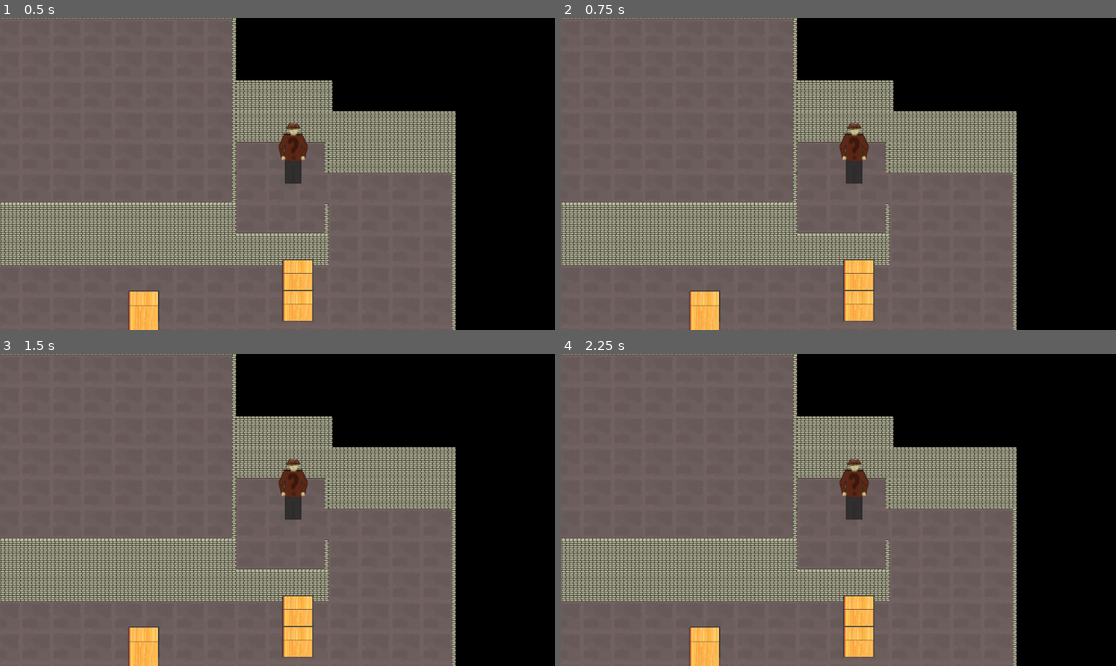
Above: before the commit, frames 1-4 (two rows, left to right).
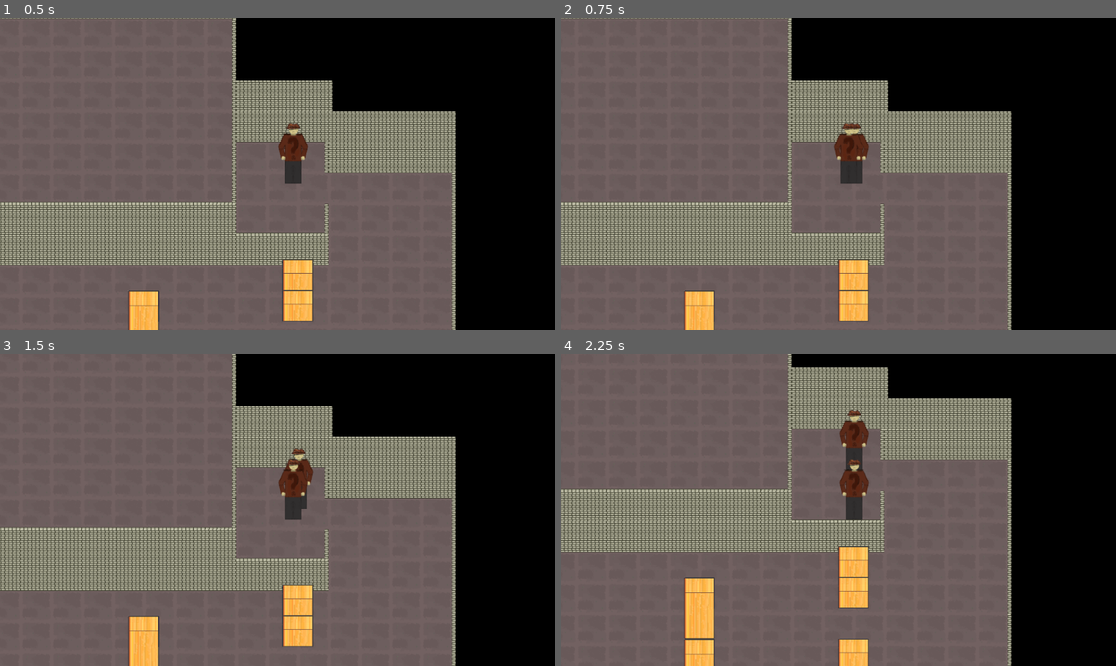
Above: after the commit, the same moments.

Repository: Alexxx180/Desert-Rage-2
Game: Godot game, scene res://assets/scenes/levels/caves/origin.tscn
The game is run twice, just before and just after one commit, with the same random seed, the same clock (stepped at 60 frames per second) and the same inputs.
Inputs:
- Up to frame 1 (0.5 s): no input
- Up to frame 2 (0.75 s): tap Enter at 0.5 s; hold D (right) from 0.53 s (still down); hold Shift (run) from 0.53 s (still down)
- Up to frame 3 (1.5 s): tap Space at 1.25 s; release D (right) at 1.28 s; release Shift (run) at 1.28 s; hold Down (backward) from 1.28 s (still down); tap Ctrl (select) at 1.35 s
- Up to frame 4 (2.25 s): release Down (backward) at 2.03 s; hold D (right) from 2.03 s (still down); hold Shift (run) from 2.03 s (still down)

Frame 1 is identical in both runs. In frame 2, 10% of the frame differs, in the area x 0-83%, y 0-100%; in frame 3, 18%; in frame 4, 31%.
Error before the commit: Trying to assign value of type 'Area2D' to a variable of type 'CharacterBody2D'. (res://assets/systems/input/platforming/character/checks.gd:3)
Error after the commit: Trying to assign an array of type "Array" to a variable of type "Array[Node2D]". (res://assets/systems/input/platforming/character/platforming.gd:29)

Commit message:
fix dependencies

Diff:
--- a/assets/scenes/actors/interactables/zones/platforming/shape/hero.tscn
+++ b/assets/scenes/actors/interactables/zones/platforming/shape/hero.tscn
@@ -20,10 +20,12 @@
 shape = ExtResource("1_yilua")
 debug_color = Color(0.290196, 0.631373, 0, 0.419608)
 
-[node name="plain" type="Node" parent="floor"]
+[node name="surface" type="Node" parent="floor"]
 script = ExtResource("2_qoeil")
 
 [node name="ledge" type="Area2D" parent="."]
+collision_layer = 32
+collision_mask = 64
 
 [node name="shape" type="CollisionShape2D" parent="ledge"]
 position = Vector2(32, 10)
@@ -39,5 +41,7 @@
 [node name="checks" type="Node" parent="ledge/platforming"]
 script = ExtResource("5_qc0yr")
 
-[connection signal="body_entered" from="floor" to="floor/plain" method="_at_new_floor"]
-[connection signal="body_exited" from="floor" to="floor/plain" method="_at_old_floor"]
+[connection signal="body_entered" from="floor" to="floor/surface" method="_at_new_floor"]
+[connection signal="body_exited" from="floor" to="floor/surface" method="_at_old_floor"]
+[connection signal="body_entered" from="ledge" to="ledge/platforming/ledges" method="append"]
+[connection signal="body_exited" from="ledge" to="ledge/platforming/ledges" method="remove"]
--- a/assets/scenes/actors/player/ray/hero.tscn
+++ b/assets/scenes/actors/player/ray/hero.tscn
@@ -1,15 +1,16 @@
-[gd_scene load_steps=11 format=3 uid="uid://wbjmq3n817nk"]
+[gd_scene load_steps=12 format=3 uid="uid://wbjmq3n817nk"]
 
 [ext_resource type="Script" path="res://assets/systems/input/character/character.gd" id="1_tbrg2"]
 [ext_resource type="Texture2D" uid="uid://cao2nqh8p8y4t" path="res://assets/resources/actors/player/ray/idle/ray2d-fallback.png" id="2_moe4v"]
 [ext_resource type="Script" path="res://assets/systems/input/push/size.gd" id="4_m7aqi"]
 [ext_resource type="Shape2D" uid="uid://dfrgsivy7v7s2" path="res://assets/resources/shapes/interactables/interactable.tres" id="4_xg0w1"]
-[ext_resource type="Script" path="res://assets/systems/input/character/platforming.gd" id="5_bougs"]
+[ext_resource type="Script" path="res://assets/systems/input/character/processing/platforming.gd" id="5_bougs"]
 [ext_resource type="Script" path="res://assets/systems/input/character/interaction.gd" id="5_uswej"]
-[ext_resource type="Script" path="res://assets/systems/input/character/movement.gd" id="7_6hnvc"]
+[ext_resource type="Script" path="res://assets/systems/input/character/processing/movement.gd" id="7_6hnvc"]
 [ext_resource type="PackedScene" uid="uid://bnf8qr722woiv" path="res://assets/scenes/actors/interactables/zones/platforming/shape/hero.tscn" id="7_q7jd2"]
 [ext_resource type="Shape2D" uid="uid://cqyj3i1vf3w47" path="res://assets/resources/shapes/interactables/box.tres" id="7_ymyh8"]
 [ext_resource type="Script" path="res://assets/systems/input/character/processing.gd" id="8_hpdtd"]
+[ext_resource type="Script" path="res://assets/systems/input/character/processing/input.gd" id="9_b2eea"]
 
 [node name="ray" type="CharacterBody2D"]
 collision_layer = 4
@@ -50,6 +51,9 @@
 [node name="processing" type="Node" parent="."]
 script = ExtResource("8_hpdtd")
 
+[node name="input" type="Node" parent="processing"]
+script = ExtResource("9_b2eea")
+
 [node name="platforming" type="Node" parent="processing"]
 process_mode = 4
 script = ExtResource("5_bougs")
--- a/assets/systems/input/character/processing.gd
+++ b/assets/systems/input/character/processing.gd
@@ -1,7 +1,7 @@
 extends Node
 
-@onready var _platforming: Node = $processing/platforming
-@onready var _movement: Node = $processing/movement
+@onready var _platforming: Node = $platforming
+@onready var _movement: Node = $movement
 
 var platforming: Node.ProcessMode:
 	set(mode):
--- a/assets/systems/input/character/processing/platforming.gd
+++ b/assets/systems/input/character/processing/platforming.gd
@@ -1,7 +1,7 @@
 extends Node
 
 @onready var input: Node = get_node("../input")
-@onready var platform = get_node("../../detectors/platform")
+@onready var platform = get_node("../../detectors/platform/ledge/platforming")
 
 func _input(_event):
 	platform.perform_jump(input.direction)
--- a/assets/systems/input/platforming/character/checks.gd
+++ b/assets/systems/input/platforming/character/checks.gd
@@ -1,6 +1,6 @@
 extends Node
 
-@onready var hero: CharacterBody2D = get_node("../..")
+var hero: CharacterBody2D
 
 const GAP: int = 4
 
@@ -15,7 +15,8 @@
 	]
 
 func observe(axis: int, direction: Vector2i, ledge: Node2D):
-	directions[axis][direction[axis]].call(ledge.position)
+	var power: int = direction[axis]
+	directions[axis][power].call(ledge.position)
 
 var directions: Array[Array] = [
 	regulation(Vector2.AXIS_X), regulation(Vector2.AXIS_Y)
--- a/assets/systems/input/platforming/character/ledges.gd
+++ b/assets/systems/input/platforming/character/ledges.gd
@@ -1,30 +1,25 @@
 extends Node
+
+const will: ProcessMode = Node.PROCESS_MODE_INHERIT
+const wont: ProcessMode = Node.PROCESS_MODE_DISABLED
 
 var hero: CharacterBody2D
 var ledges: Dictionary = {}
 var size: int = 0
 
-func update(next: int, ledge: Node2D, mode: ProcessMode):
+func update(next: int, ledge: Node2D, mode: ProcessMode, compare: Callable):
 	size = next
-	if ledge.name == "ledge":
+
+	if compare.call(size):
 		hero.processing.platforming = mode
+
+	if ledge.name != "ledge" and size > 0:
+		hero.processing.movement = mode
 
 func append(ledge: Node2D):
 	ledges[ledge.get_instance_id()] = ledge
-	update(size + 1, ledge, Node.PROCESS_MODE_INHERIT)
-
-	if size > 2:
-		hero.processing.platforming = Node.PROCESS_MODE_INHERIT
-
-	if ledge.name != "ledge" and size > 0:
-		hero.processing.movement = Node.PROCESS_MODE_INHERIT
+	update(size + 1, ledge, will, func(x): return x > 2)
 
 func remove(ledge: Node2D):
 	ledges.erase(ledge.get_instance_id())
-	update(size - 1, ledge, Node.PROCESS_MODE_DISABLED)
-
-	if size == 0:
-		hero.processing.platforming = Node.PROCESS_MODE_DISABLED
-
-	if ledge.name != "ledge" and size > 0:
-		hero.processing.movement = Node.PROCESS_MODE_DISABLED
+	update(size - 1, ledge, wont, func(x): return x == 0)
--- a/assets/systems/input/platforming/character/platforming.gd
+++ b/assets/systems/input/platforming/character/platforming.gd
@@ -11,6 +11,7 @@
 func _ready():
 	hero = get_node("../../../..")
 	data.hero = hero
+	checks.hero = hero
 
 func _to_floor(direction: Vector2i) -> Vector2:
 	var jump: Array[int] = [NEUTRAL, JUMP_FORCE, -JUMP_FORCE]
@@ -29,8 +30,10 @@
 
 	while i >= 0 and not jump:
 		i = i - 1
-		jump = true
-		for axis in [Vector2.AXIS_X, Vector2.AXIS_Y]:
-			jump = jump and checks.observe(axis, direction, ledges[i])
+		if hero.surface.F == ledges[i].F:
+			jump = true
+
+			for axis in [Vector2.AXIS_X, Vector2.AXIS_Y]:
+				jump = jump and checks.observe(axis, direction, ledges[i])
 
 	if jump: _jump_to_place(ledges[i], direction)
--- a/project.godot
+++ b/project.godot
@@ -12,7 +12,7 @@
 
 config/name="Desert-Rage-2"
 run/main_scene="res://assets/scenes/levels/caves/origin.tscn"
-config/features=PackedStringArray("4.2", "GL Compatibility")
+config/features=PackedStringArray("4.1", "GL Compatibility")
 config/icon="res://icon.svg"
 
 [display]
